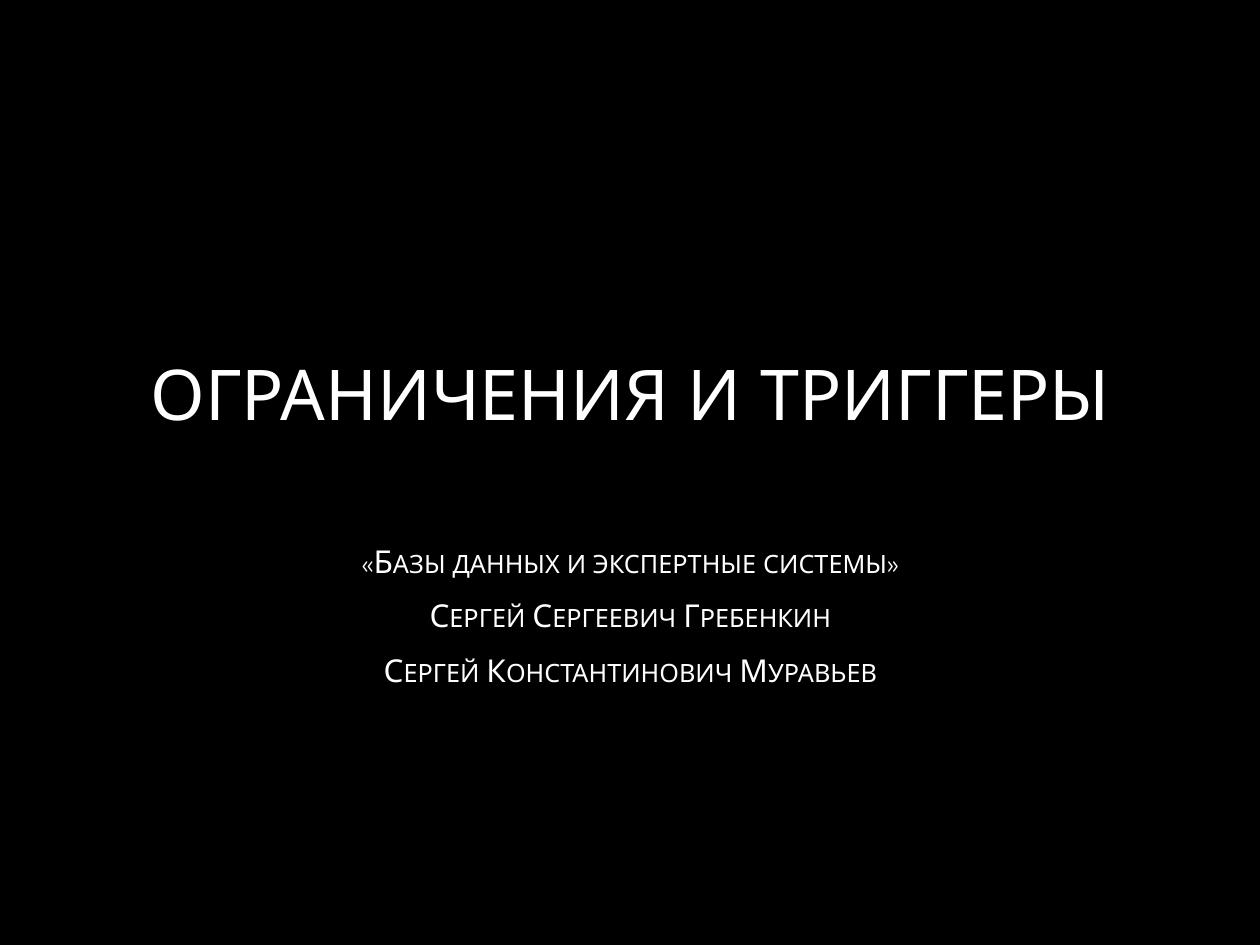
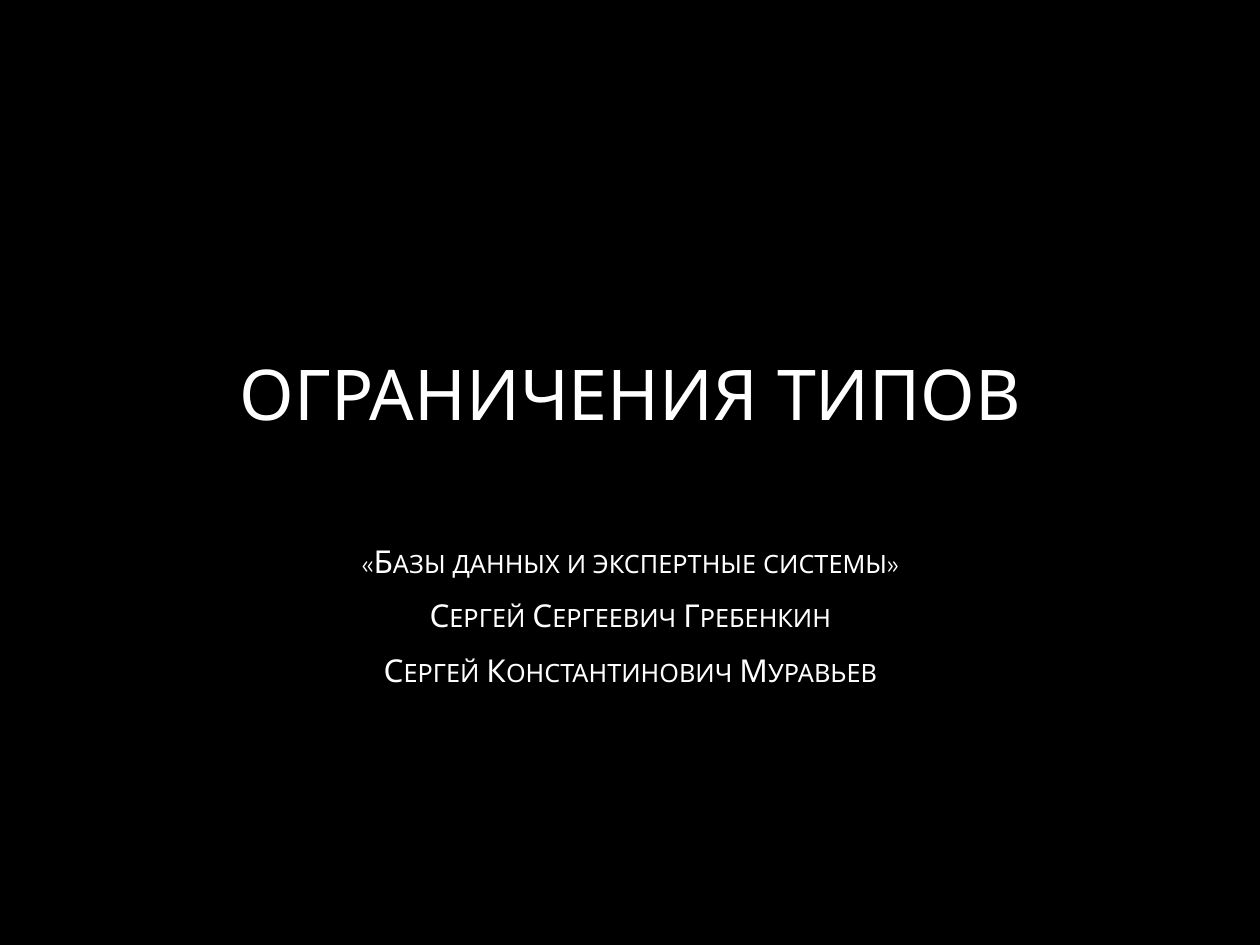
Before and after one commit to smurav/db13-14, a slide deck: slide 1 of sql/lectures/13_constraints_and_triggers.pptx. Drawn at 1260x945 pixels with LibreOffice and Linux fonts; fonts in the diff are those of the drawing; background and template pictures are left out. Boxes give left, top, right and bottom in pixels: in the first picture for what was removed or moved away, otherwise in the second. Text is boxed around its words. In the diff, an @@ line names an element or a change of style, - is before the commit and + after.

```diff
--- a/sql/lectures/13_constraints_and_triggers.pptx
+++ b/sql/lectures/13_constraints_and_triggers.pptx
@@ title at box(240, 369, 1021, 421): text changed @@
-ОГРАНИЧЕНИЯ И ТРИГГЕРЫ
+ОГРАНИЧЕНИЯ ТИПОВ
```
Also in this commit, not shown: 1 other slide changed, 10 slides added, 9 slides removed.
